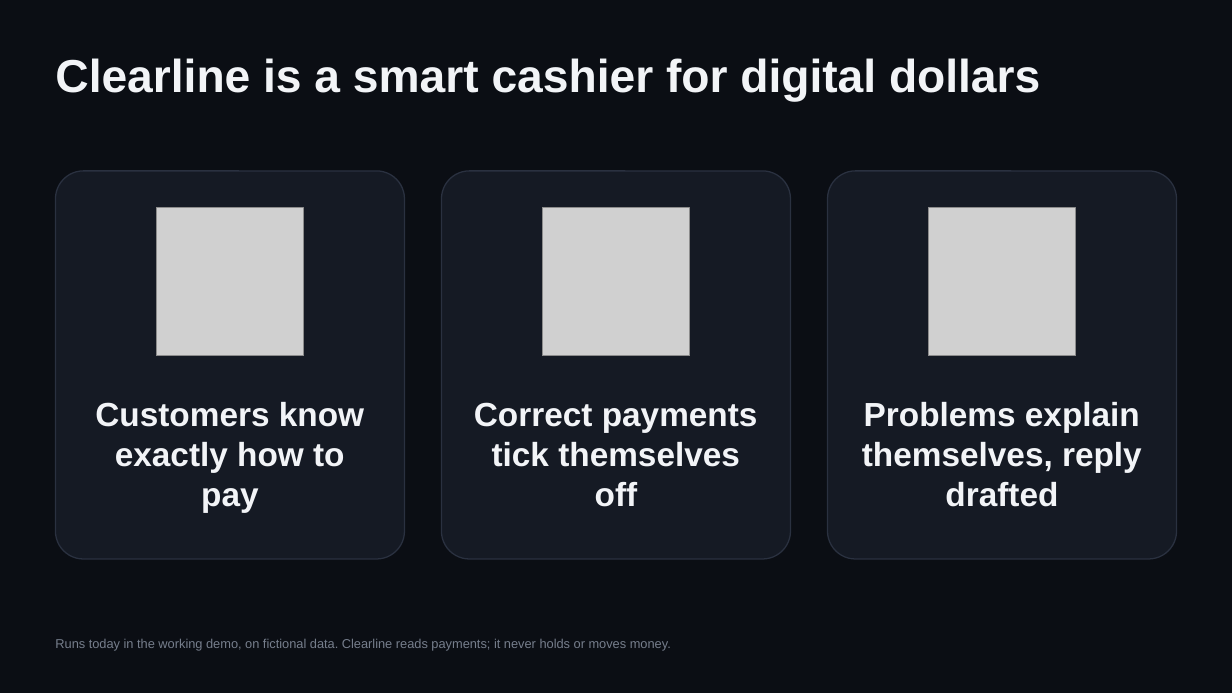
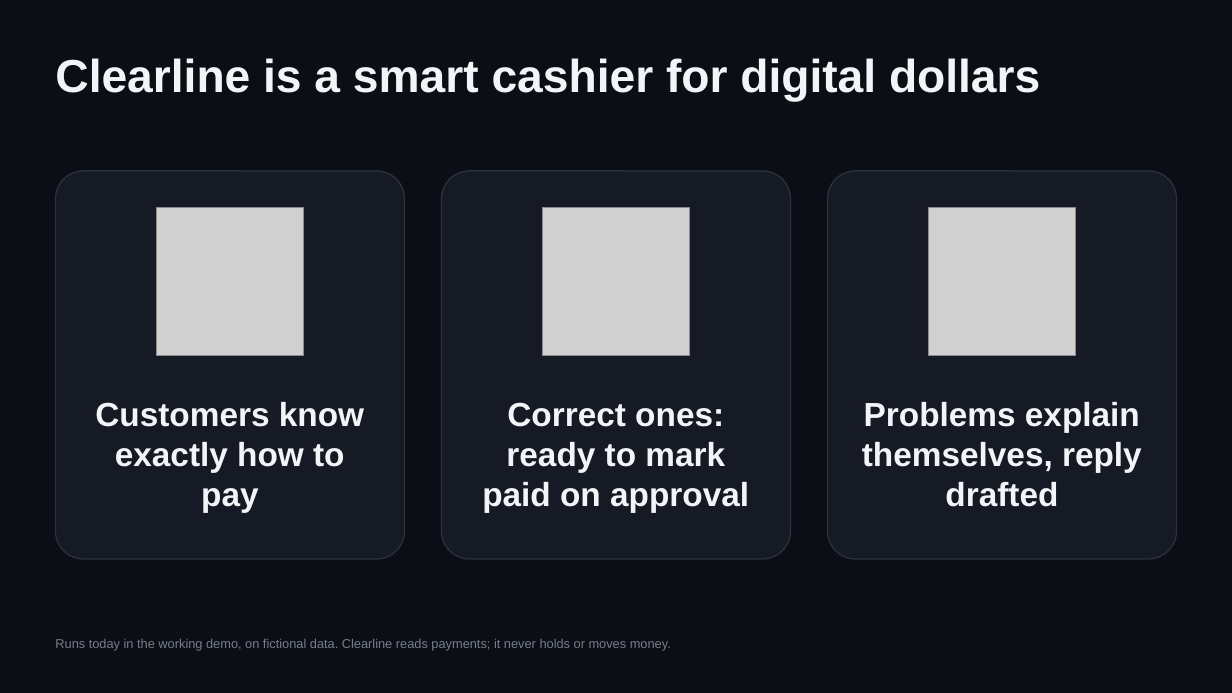
Before and after one commit to trysarathy/investigation-desk, a slide deck: slide 3 of pitch/Clearline_Pitch_Deck_10.pptx. Drawn at 1232x693 pixels with LibreOffice and Linux fonts; fonts in the diff are those of the drawing; grey boxes stand for pictures. Boxes give left, top, right and bottom in pixels: in the first picture for what was removed or moved away, otherwise in the second. Text is boxed around its words. In the diff, an @@ line names an element or a change of style, - is before the commit and + after.

```diff
--- a/pitch/Clearline_Pitch_Deck_10.pptx
+++ b/pitch/Clearline_Pitch_Deck_10.pptx
@@ text at bbox=[482, 402, 749, 512]: text changed @@
-Correct payments tick themselves off
+Correct ones: ready to mark paid on approval
```
Also in this commit, not shown: 1 other slide changed, 13 other files.
